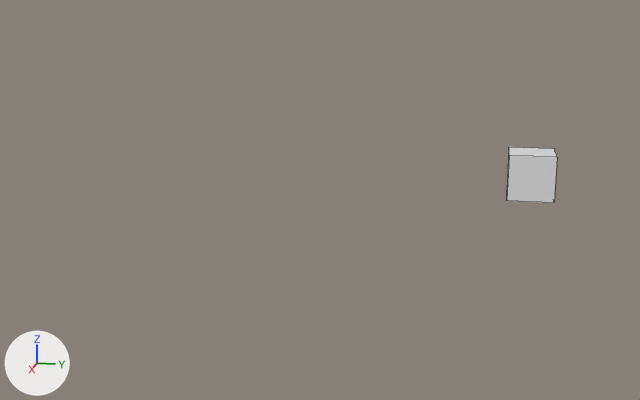
The Blender file 03 - Blender tugorial/untitled.blend, before and after one commit.
Rendered twice from a 50 mm lens placed at (39.3, -1.6, 8.2), pointed at (-0.3, -9.5, -1.7). The lights are fixed; the arrows at lower left show +X, +Y and +Z. Mesh edges are drawn as thin lines.
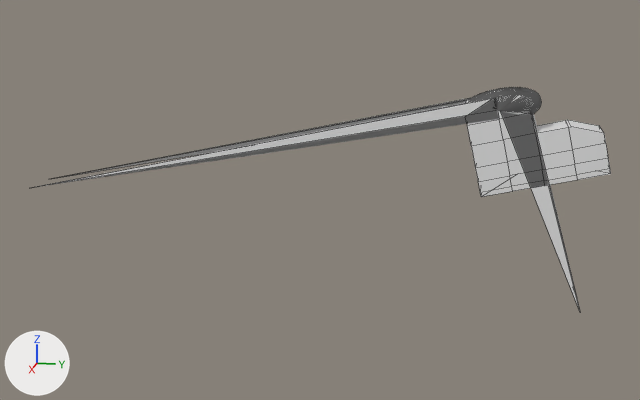
Patch to the scene script:
```diff
--- a/03 - Blender tugorial/untitled.blend.py
+++ b/03 - Blender tugorial/untitled.blend.py
@@ me_cube @@
 # used by ob_cube; location = (0.0, 0.0, 0.0)
-me_cube.from_pydata(...)  # 8 vertices, 6 faces; spans x -1.0..1.0, y -1.0..1.0, z -1.0..1.0
+me_cube.from_pydata(...)  # 252 vertices, 244 faces; spans x -1.0..1.0, y -2.75..6.14, z -8.7..1.0
+# me_cube part 1
+# 2 vertices are removed from x -1.0..1.0, y -1.0, z 1.0
+# 6 faces are deleted
+# 132 vertices are added at x -1.0..1.0, y -2.75..6.14, z -8.7..1.0
+# 6 new vertices lie (0.0, 0.0, 0.5) away from vertices in x -1.0..1.0, y -1.0..1.0, z -1.0
+# 6 new vertices lie (0.0, 0.0, 0.5) away from vertices in x -1.0..1.0, y -1.0..1.0, z -0.5
+# 8 new vertices lie (0.0, -0.41, 0.0) away from vertices in x -1.0..1.0, y 0.81, z -1.0..1.0
+# 8 new vertices lie (0.0, 0.0, 0.5) away from vertices in x -1.0..1.0, y -1.0..1.0, z 0.0
+# 10 new vertices lie (0.0, -0.55, 0.0) away from vertices in x -1.0..1.0, y 0.4, z -1.0..1.0
+# 6 new vertices lie (0.0, -0.78, 0.0) away from vertices in x -1.0..1.0, y -1.0, z -1.0..0.0
+# 60 new vertices lie (1.08, 0.0, 0.0) away from vertices in x -0.54, y -2.74..-1.65, z -0.92..0.18
+# 10 new vertices lie (2.0, 0.0, 0.0) away from vertices in x -1.0, y -2.57..0.78, z -1.0..1.0
+# 244 new faces join them
 me_cube.materials.append(mat_material)
@@ ob_cube @@
 ob_cube = bpy.data.objects.new('Cube', me_cube)
-ob_cube.location = (0.0, 0.0, 0.0)
+ob_cube.location = (-0.51, 0.33, 0.76)
+ob_cube.rotation_euler = (-1.341, 0.0, 0.0)  # degrees (-77, 0, 0)
+ob_cube.scale = (1.0, 1.17, 2.77)
```

Changed parts and their boxes (x1, y1, x2, y2) in the pictures (640 x 400 px):
'Cube', reshaped, moved, turned, rescaled
    before: (507, 147, 557, 203)
    after: (32, 87, 611, 311)
